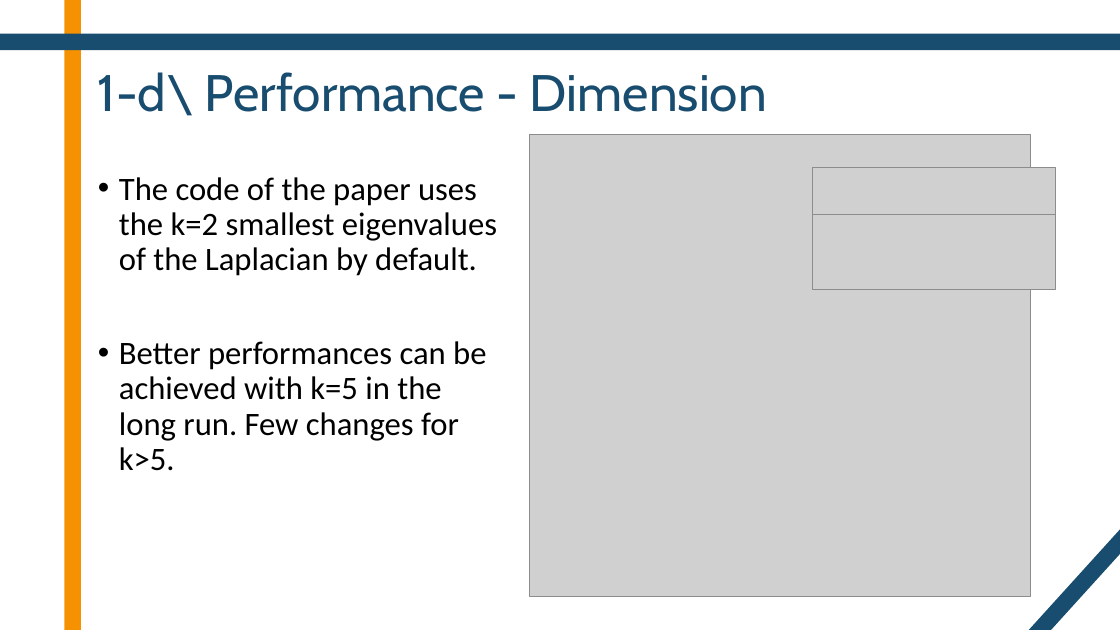
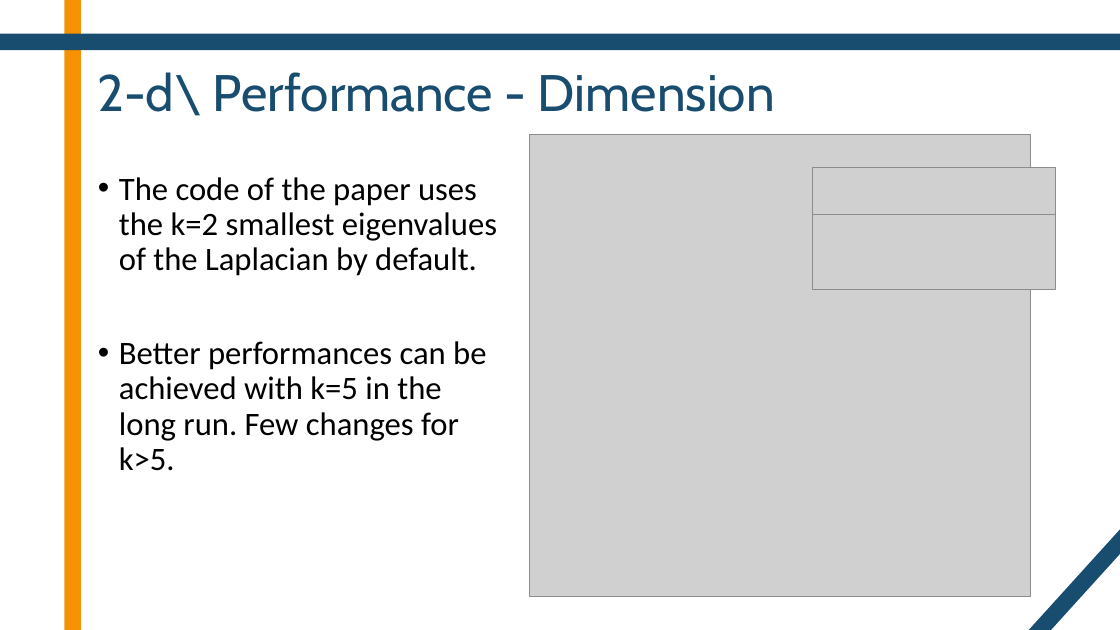
Before and after one commit to DentanJeremie/MAP583-Graph-Transformers, a slide deck: slide 11 of presentation/Presentation.pptx (slide 8 before the commit). Drawn at 1120x630 pixels with LibreOffice and Linux fonts; fonts in the diff are those of the drawing; grey boxes stand for pictures. Boxes give left, top, right and bottom in pixels: in the first picture for what was removed or moved away, otherwise in the second. Text is boxed around its words. In the diff, an @@ line names an element or a change of style, - is before the commit and + after.

```diff
--- a/presentation/Presentation.pptx
+++ b/presentation/Presentation.pptx
@@ title at (98,72,775,116): text changed @@
-1-d\ Performance - Dimension
+2-d\ Performance - Dimension
```
Also in this commit, not shown: 8 other slides changed, 2 other files.
